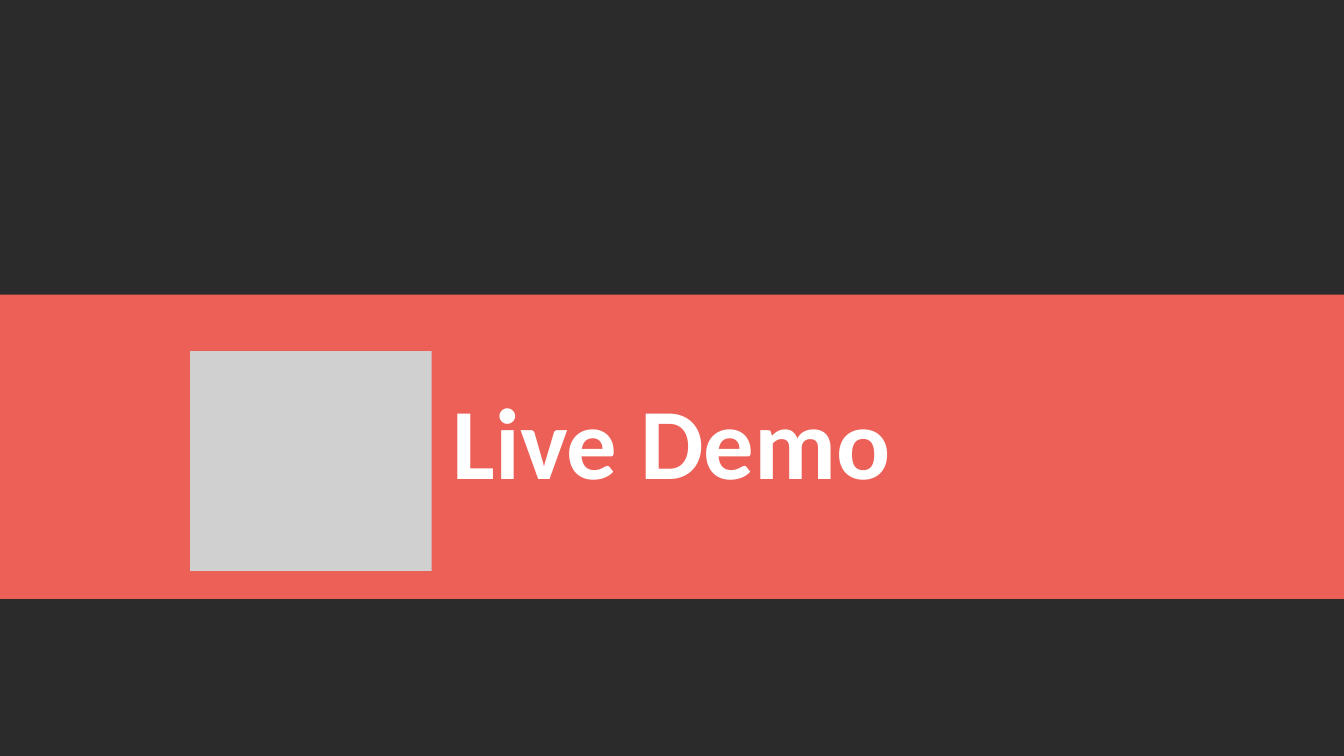
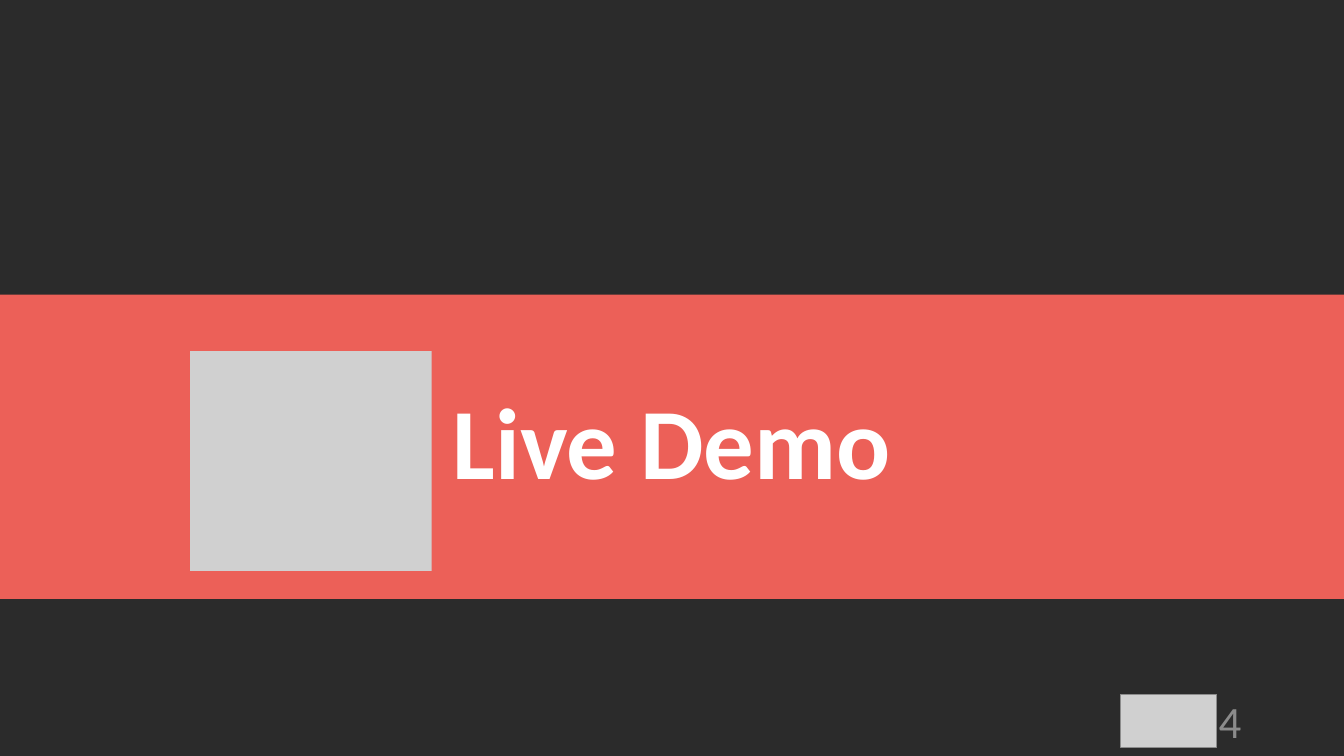
Before and after one commit to dzehnder/hackrecipe, a slide deck: slide 4 of documentation/Presentation Bon App.pptx. Drawn at 1344x756 pixels with LibreOffice and Linux fonts; fonts in the diff are those of the drawing; grey boxes stand for pictures; background and template pictures are left out; a plain dark background stands for a picture behind light text. Boxes give left, top, right and bottom in pixels: in the first picture for what was removed or moved away, otherwise in the second. Text is boxed around its words. In the diff, an @@ line names an element or a change of style, - is before the commit and + after.

```diff
--- a/documentation/Presentation Bon App.pptx
+++ b/documentation/Presentation Bon App.pptx
@@ picture added at [1121, 695, 1217, 748] @@
@@ page number added at [1219, 709, 1242, 738], 32 pt, text #8C8C8C @@
+4
```
Also in this commit, not shown: 7 other slides changed, 1 slide removed.
